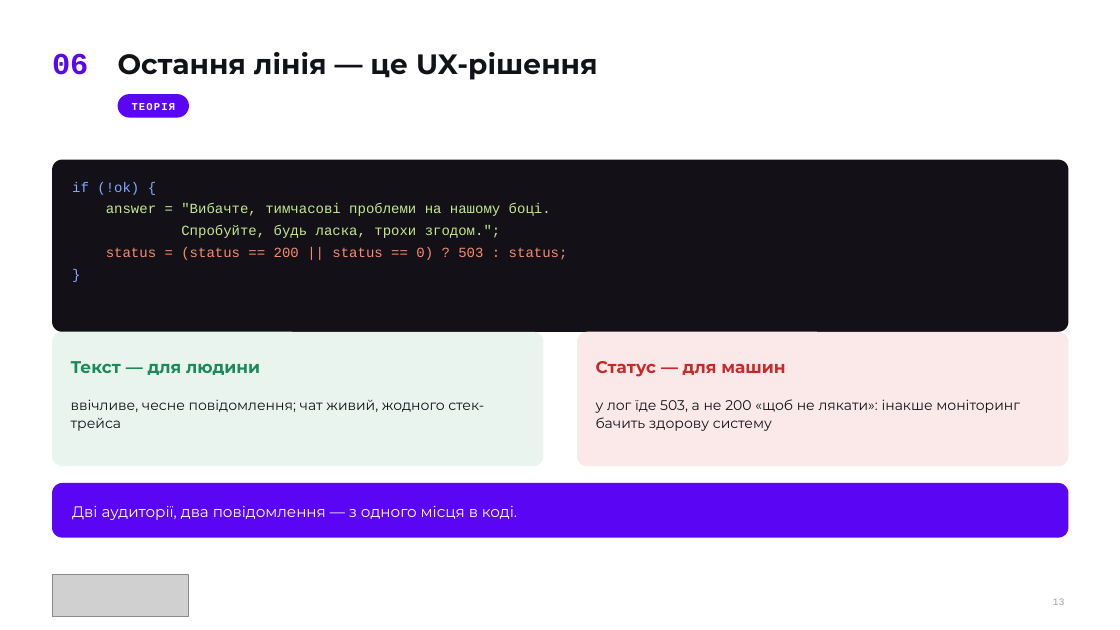
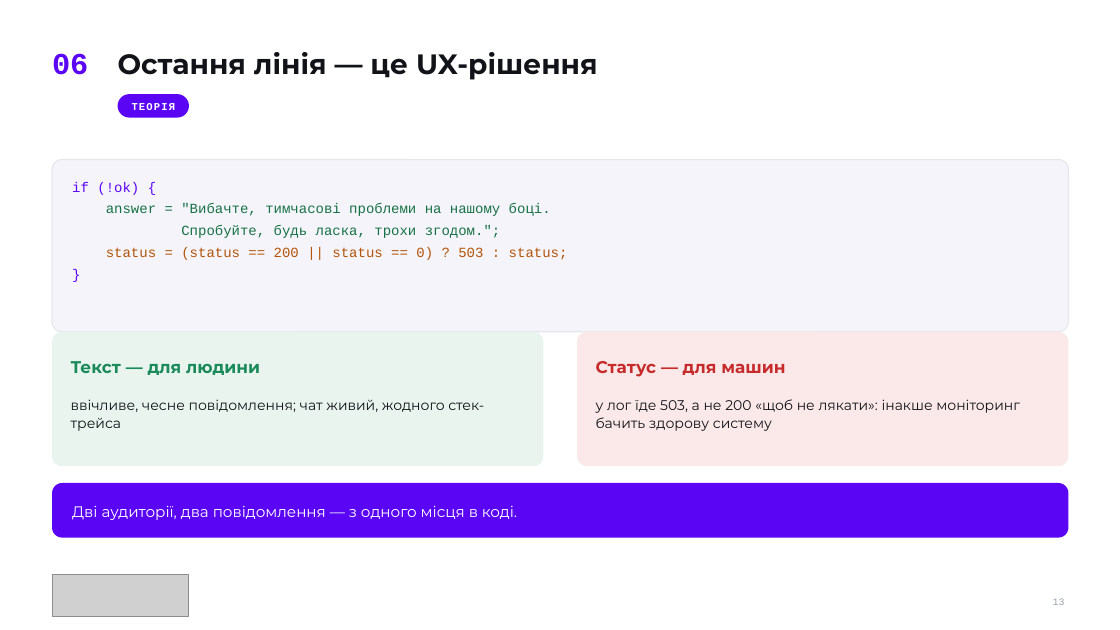
Before and after one commit to TarasFedorenkoFTV/llmops-bootcamp, a slide deck: slide 13 of docs/decks/L07.pptx. Drawn at 1120x630 pixels with LibreOffice and Linux fonts; fonts in the diff are those of the drawing; grey boxes stand for pictures. Boxes give left, top, right and bottom in pixels: in the first picture for what was removed or moved away, otherwise in the second. Text is boxed around its words. In the diff, an @@ line names an element or a change of style, - is before the commit and + after.

```diff
--- a/docs/decks/L07.pptx
+++ b/docs/decks/L07.pptx
@@ rounded rectangle at <box>52,160,1069,332</box>: fill #141018 to #F5F4FA; outline none to #E6E7EC 1 pt @@
@@ text "if (!ok) {" at <box>72,182,568,260</box>: text colour #82AAFF to #5A05F4 in "if (!ok) {", "}"; text colour #C3E88D to #177245 in "answer = "Вибачте, тимчасові проблеми на нашому ...", "Спробуйте, будь ласка, трохи згодом.";"; text colour #F78C6C to #B45309 in "status = (status == 200 || status ..." @@
```
Also in this commit, not shown: 4 other slides changed, 23 other files.
